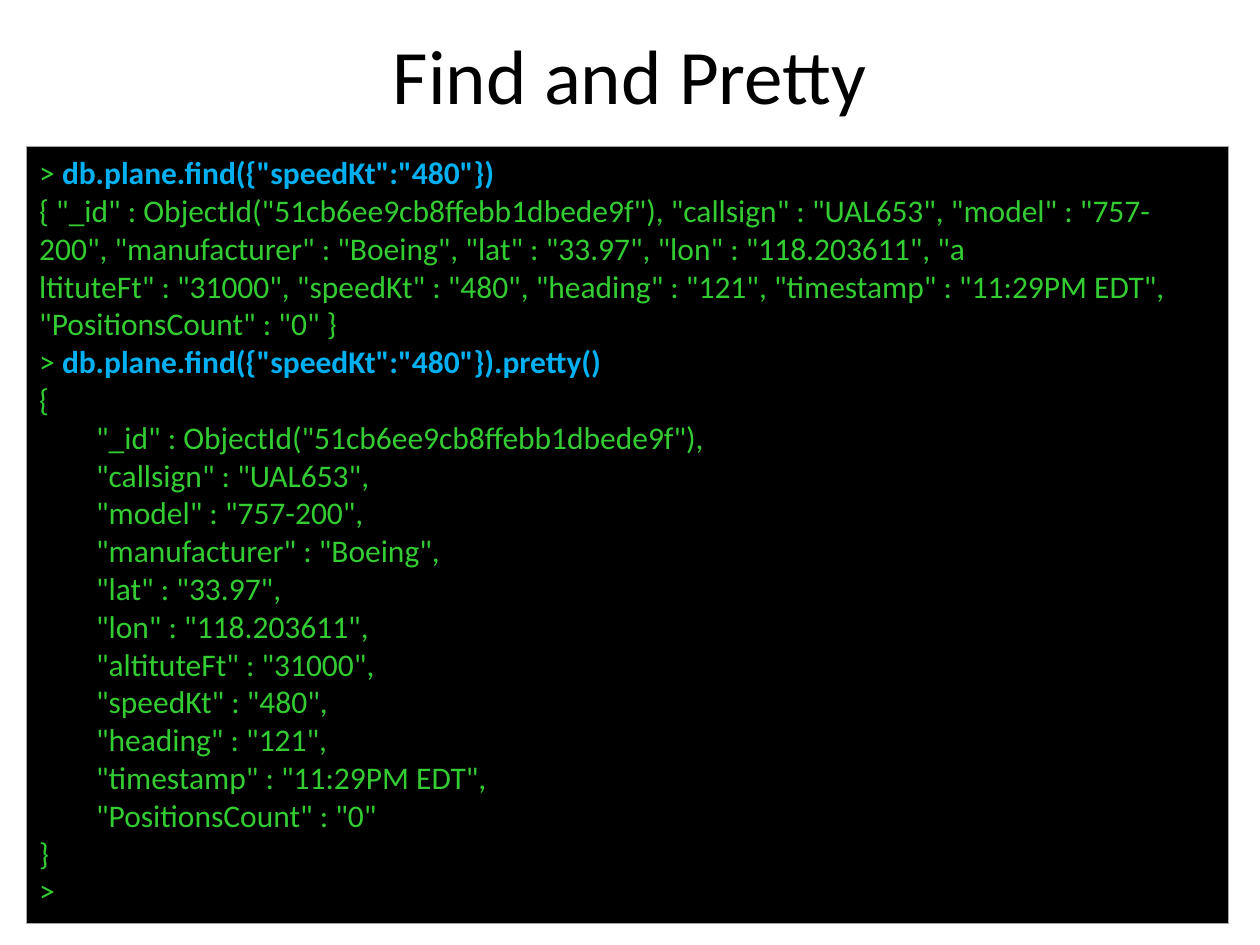
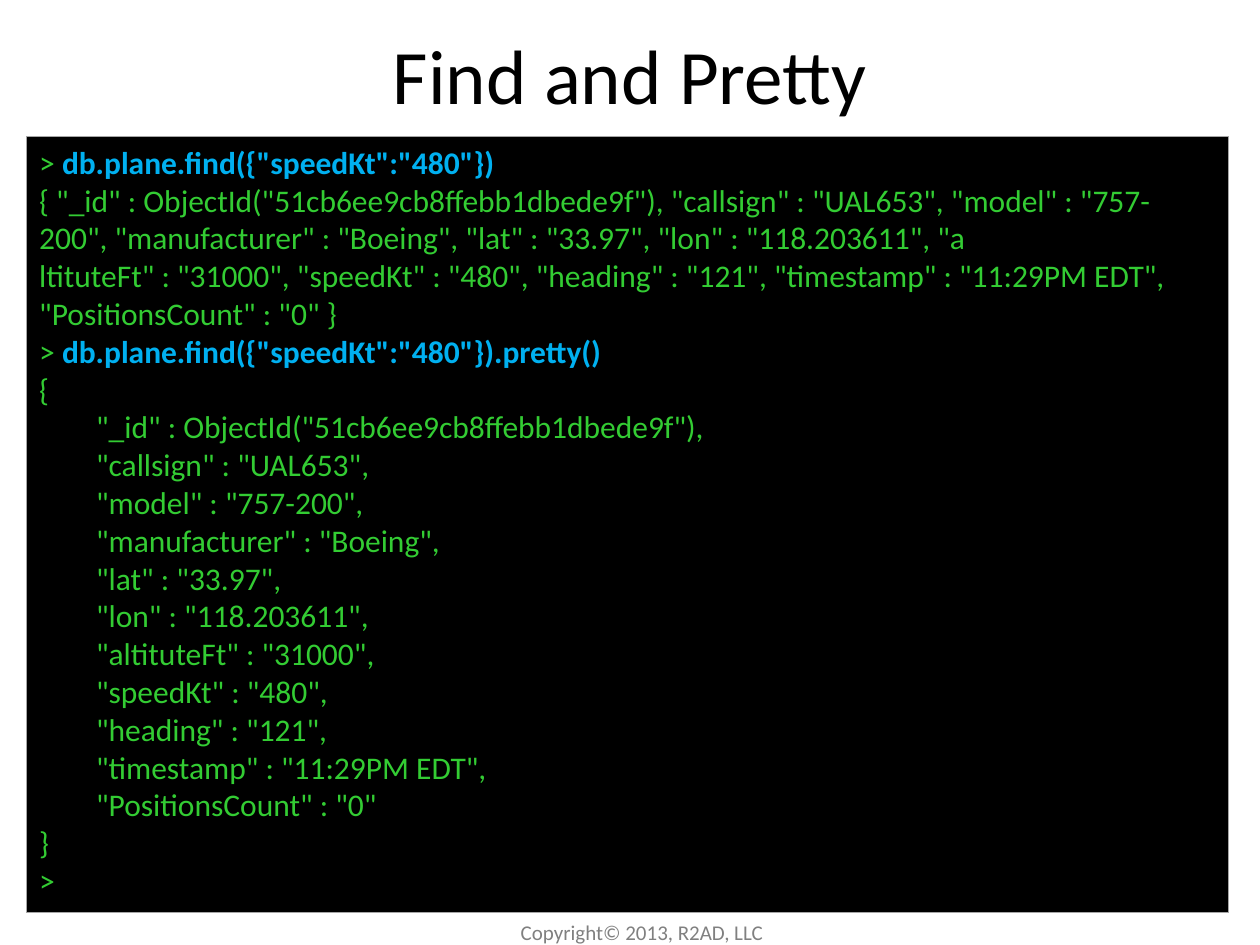
Before and after one commit to r2ad/planeBigData, a slide deck: slide 14 of nosql/mongodb/MongoDB-Introduction-R2AD-23July2013.pptx. Drawn at 1260x945 pixels with LibreOffice and Linux fonts; fonts in the diff are those of the drawing. Boxes give left, top, right and bottom in pixels: in the first picture for what was removed or moved away, otherwise in the second. Text is boxed around its words. In the diff, an @@ line names an element or a change of style, - is before the commit and + after.

Commit message:
Added copyright to slides.  Yes, they are free to use for non commercial purposes.

```diff
--- a/nosql/mongodb/MongoDB-Introduction-R2AD-23July2013.pptx
+++ b/nosql/mongodb/MongoDB-Introduction-R2AD-23July2013.pptx
@@ rectangle "> db.plane.find({"speedKt":"480"})": place and size @@
-rectangle "> db.plane.find({"speedKt":"480"})" at (26, 147, 1228, 924)
+rectangle "> db.plane.find({"speedKt":"480"})" at (26, 136, 1228, 912)
@@ text added at (521, 925, 763, 944), 12 pt, text #808080 @@
+Copyright© 2013, R2AD, LLC
```
Also in this commit, not shown: 24 other slides changed, 1 other file.
